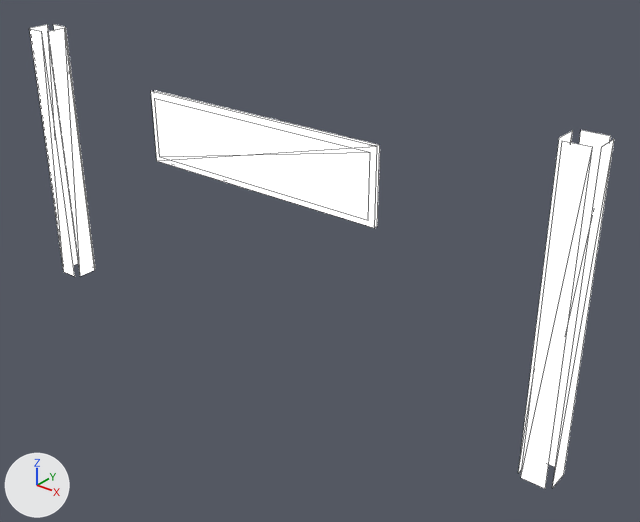
The glTF model design/campus/nodexeus-set-port-gate-far.glb: old version first, new version second.
Rendered twice from a 50 mm camera at (1.73, -1.75, 1.59) aimed at (0.17, 0.2, 0.38). Arrows for +X, +Y and +Z are at lower left; the lights stay in place. The first picture is the older version. Mesh edges are drawn as thin lines.

In view in the first picture: 'set-port-gate-far'.
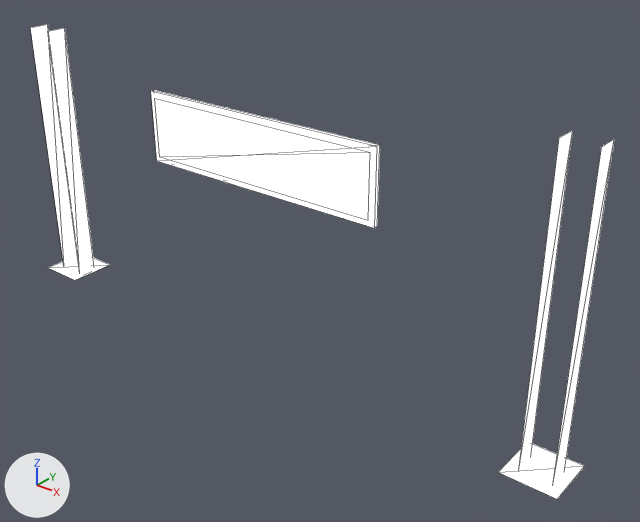
Boxes (x1, y1, x2, y2) around the edits, measured in the pictures (640 x 522 px):
```json
{"object": "set-port-gate-far", "change": "reshaped", "before": [30, 24, 614, 489], "after": [31, 24, 614, 499]}
{"part": 1, "of": "me_set_port_gate_far", "change": "deleted", "before": [30, 29, 75, 277]}
{"part": 2, "of": "me_set_port_gate_far", "change": "deleted", "before": [521, 141, 593, 489]}
{"part": 3, "of": "me_set_port_gate_far", "change": "deleted", "before": [549, 130, 611, 467]}
{"part": 4, "of": "me_set_port_gate_far", "change": "deleted", "before": [53, 24, 95, 268]}
{"part": 5, "of": "me_set_port_gate_far", "change": "added", "after": [48, 258, 584, 499]}
```

Edits to the scene script, one JSON object a line:
```json
{"block": "me_set_port_gate_far", "where": "# used by ob_set_port_gate_far; location = (0.0, 0.0, 0.0)"}
{"block": "me_set_port_gate_far", "where": "# verts and faces of me_set_port_gate_far; kept vertices keep their numbers, new ones are numbered from 48"}
{"op": "remove", "block": "me_set_port_gate_far", "code": "me_set_port_gate_far.from_pydata(...)  # 48 vertices, 24 faces; spans x -1.05..1.05, y 0.08..0.18, z 0.01..0.97"}
{"op": "add", "block": "me_set_port_gate_far", "code": "me_set_port_gate_far.from_pydata(...)  # 40 vertices, 20 faces; spans x -1.09..1.09, y 0.04..0.22, z 0.01..0.97"}
{"block": "me_set_port_gate_far", "change": "me_set_port_gate_far part 1: the loose piece of 4 vertices spanning x -1.04..-0.96, y 0.08, z 0.01..0.97 is deleted"}
{"block": "me_set_port_gate_far", "change": "me_set_port_gate_far part 2: the loose piece of 4 vertices spanning x 0.96..1.04, y 0.08, z 0.01..0.97 is deleted"}
{"block": "me_set_port_gate_far", "change": "me_set_port_gate_far part 3: the loose piece of 4 vertices spanning x 0.96..1.04, y 0.18, z 0.01..0.97 is deleted"}
{"block": "me_set_port_gate_far", "change": "me_set_port_gate_far part 4: the loose piece of 4 vertices spanning x -1.04..-0.96, y 0.18, z 0.01..0.97 is deleted"}
{"block": "me_set_port_gate_far", "change": "me_set_port_gate_far part 5"}
{"op": "add", "block": "me_set_port_gate_far", "code": "verts[48] = (-1.09, 0.04, 0.03)  # pixel (47, 267)"}
{"op": "add", "block": "me_set_port_gate_far", "code": "verts[49] = (-1.09, 0.22, 0.03)"}
{"op": "add", "block": "me_set_port_gate_far", "code": "verts[50] = (0.91, 0.04, 0.03)  # pixel (498, 472)"}
{"op": "add", "block": "me_set_port_gate_far", "code": "verts[51] = (0.91, 0.22, 0.03)"}
{"op": "add", "block": "me_set_port_gate_far", "code": "for new, old in zip([*range(52, 56)], [*range(48, 52)]): verts[new] = verts[old] + (0.18, 0.0, 0.0)"}
{"op": "add", "block": "me_set_port_gate_far", "code": "faces += [(48, 52, 53), (48, 53, 49), (50, 54, 55), (50, 55, 51)]"}
```
